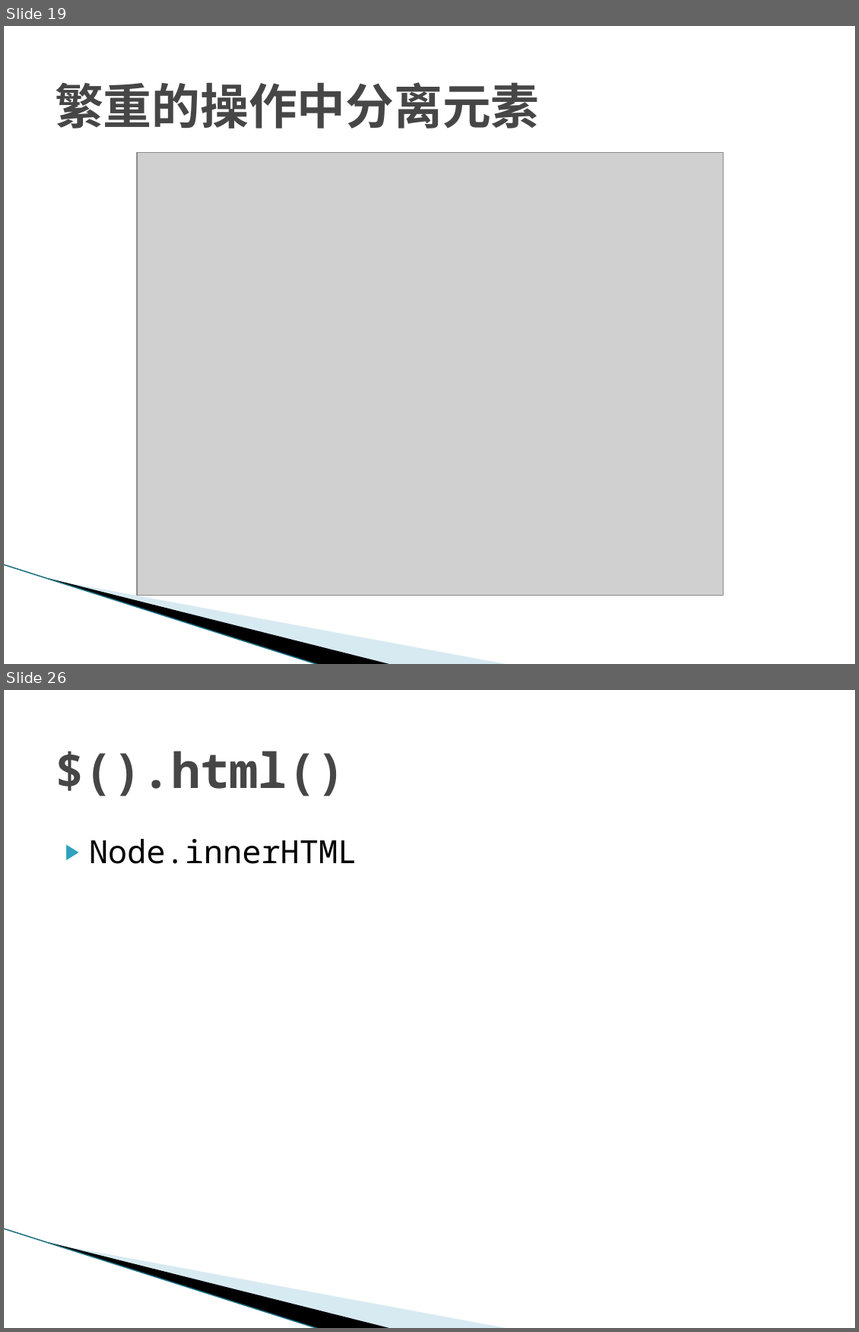
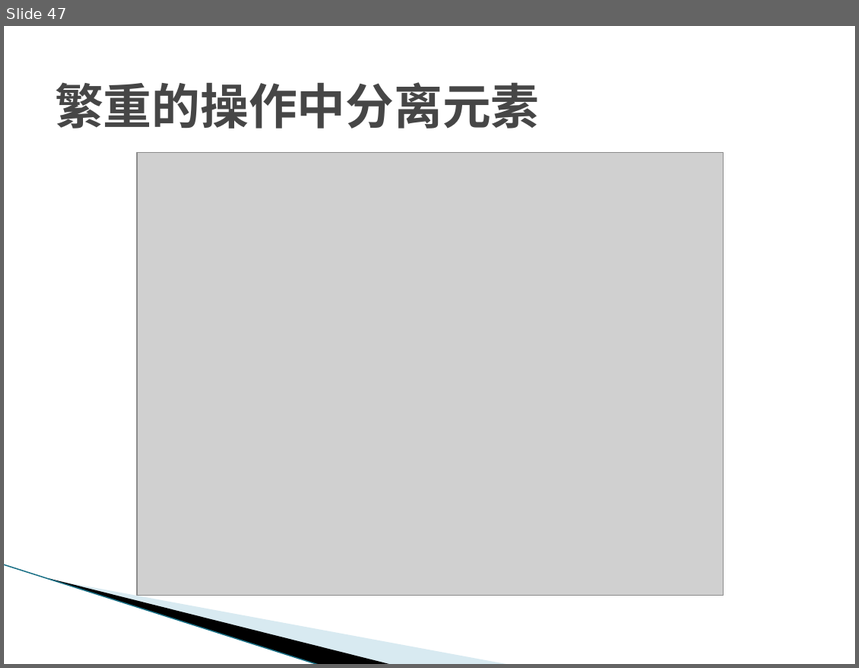
Before and after one commit to temberature/squery, a slide deck: doc/jQuery源码鉴赏.pptx. Shown one above the other, each under a label of ours: slides 19 and 26 before the commit, slide 47 after it; the slides between them are not shown. The pictures are 859x1332 and 859x668 pixels, drawn with LibreOffice and Linux fonts; fonts in the diff are those of the drawing; grey boxes stand for pictures; background and template pictures are left out. Boxes give left, top, right and bottom in pixels: in the first picture for what was removed or moved away, otherwise in the second. Text is boxed around its words. In the diff, an @@ line names an element or a change of style, - is before the commit and + after.

```diff
--- a/doc/jQuery源码鉴赏.pptx
+++ b/doc/jQuery源码鉴赏.pptx
@@ slide 26 removed at (x1=4, y1=690, x2=855, y2=1328), background #FFFFFF; not listed: 3 template elements that a slide beside it also shows @@
@@ title removed at (x1=55, y1=751, x2=346, y2=796) @@
-$().html()
@@ text removed at (x1=89, y1=839, x2=357, y2=864) @@
-▶ Node.innerHTML
@@ what was slide 19 is now slide 47 @@
```
Also in this commit, not shown: 8 slides changed, 28 slides added, 6 other slides removed, 24 other files.
